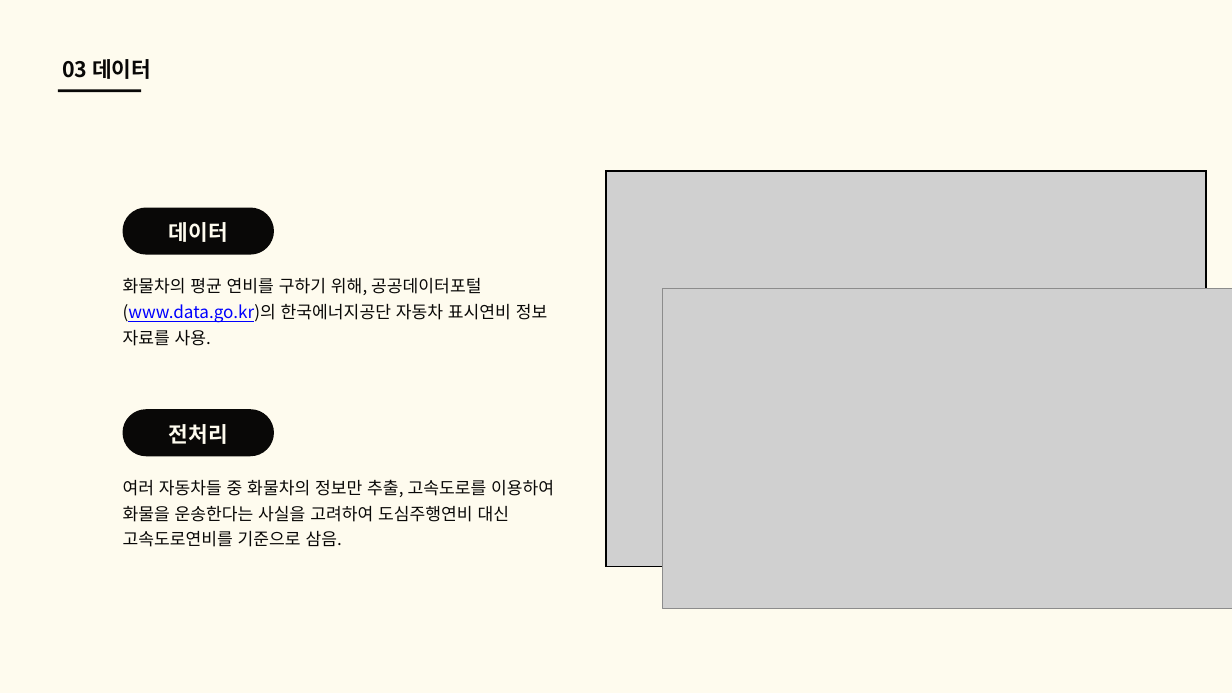
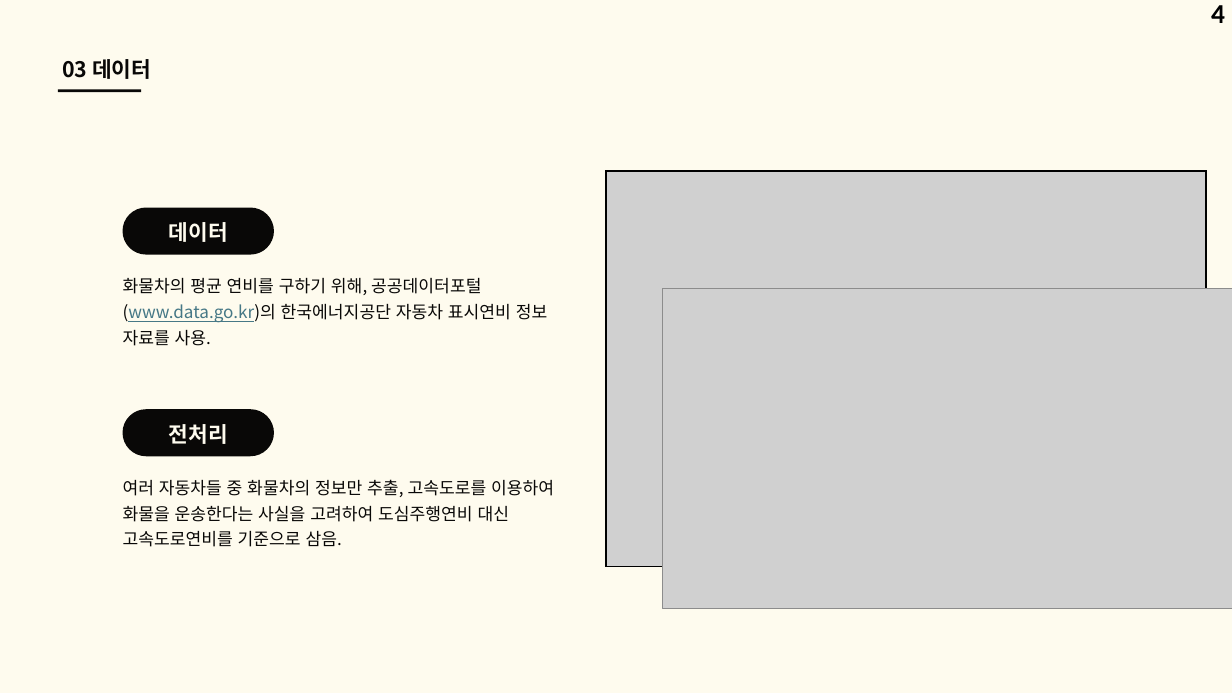
Before and after one commit to good-thing/CargoDriver, a slide deck: slide 4 of 알고리즘 3팀 화물차 알고리즘.pptx. Drawn at 1232x693 pixels with LibreOffice and Linux fonts; fonts in the diff are those of the drawing; grey boxes stand for pictures. Boxes give left, top, right and bottom in pixels: in the first picture for what was removed or moved away, otherwise in the second. Text is boxed around its words. In the diff, an @@ line names an element or a change of style, - is before the commit and + after.

```diff
--- a/알고리즘 3팀 화물차 알고리즘.pptx
+++ b/알고리즘 3팀 화물차 알고리즘.pptx
@@ page number added at (1211,5,1225,23), 32 pt, text #000000, bold @@
+4
@@ text "화물차의 평균 연비를 구하기 위해, ..." at (123,278,548,346): text colour #0000FF to #467886 in "공공데이터포털(www.data.go.kr)의" @@
```
Also in this commit, not shown: 17 other slides changed, 1 slide added, 19 other files.
